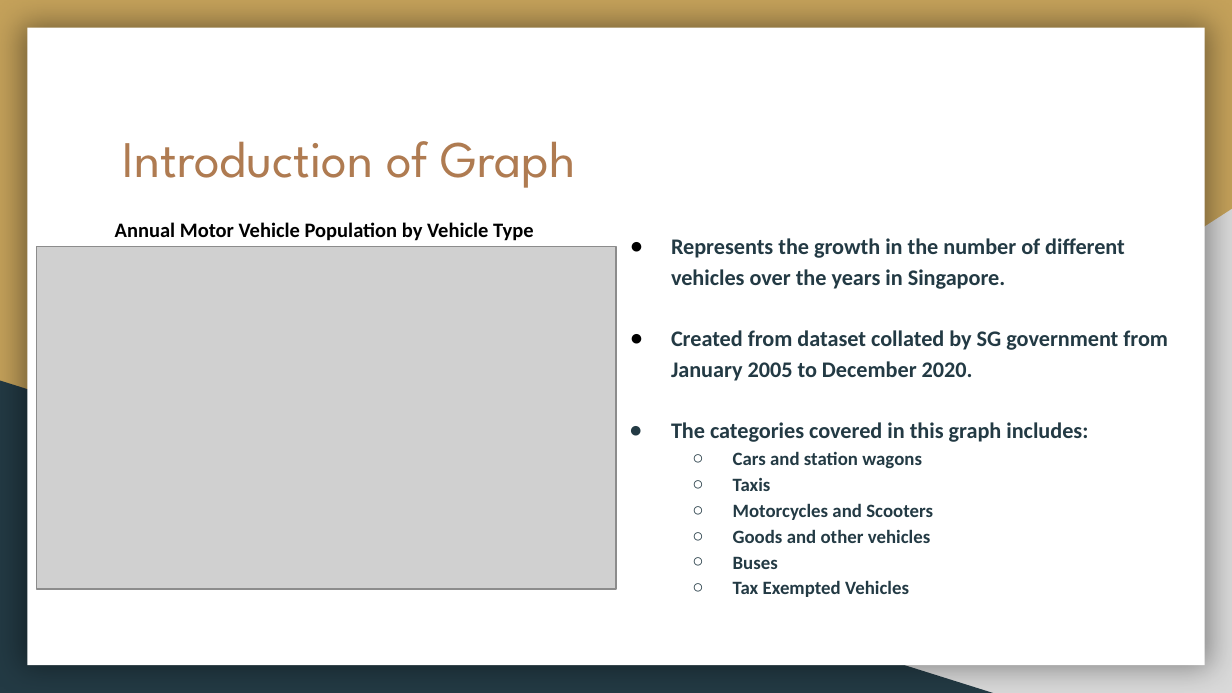
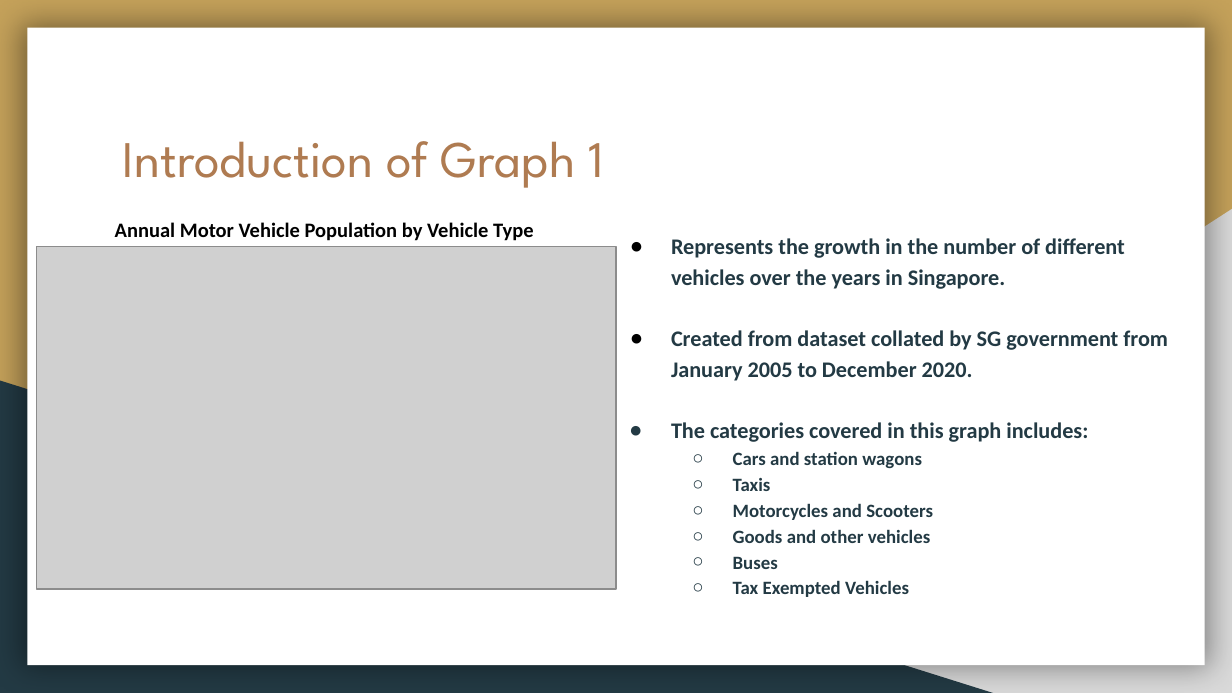
Before and after one commit to cht39482/CSC3007-project, a slide deck: slide 3 of CSC3007 Milestone 1.pptx. Drawn at 1232x693 pixels with LibreOffice and Linux fonts; fonts in the diff are those of the drawing; grey boxes stand for pictures. Boxes give left, top, right and bottom in pixels: in the first picture for what was removed or moved away, otherwise in the second. Text is boxed around its words. In the diff, an @@ line names an element or a change of style, - is before the commit and + after.

```diff
--- a/CSC3007 Milestone 1.pptx
+++ b/CSC3007 Milestone 1.pptx
@@ title at [123, 141, 604, 188]: text changed @@
-Introduction of Graph
+Introduction of Graph 1
```
Also in this commit, not shown: 2 other slides changed, 1 slide added, 1 slide removed.
